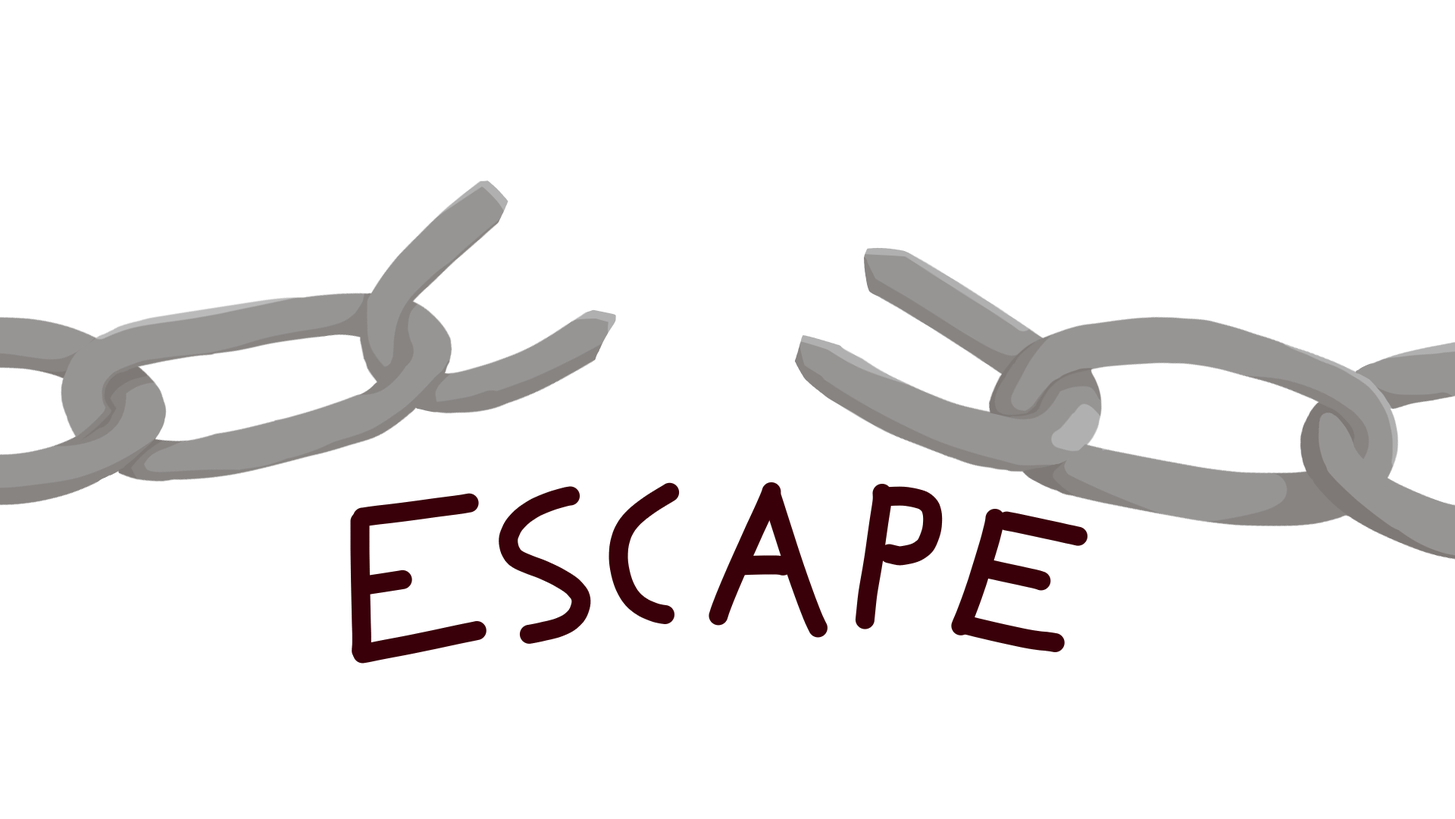
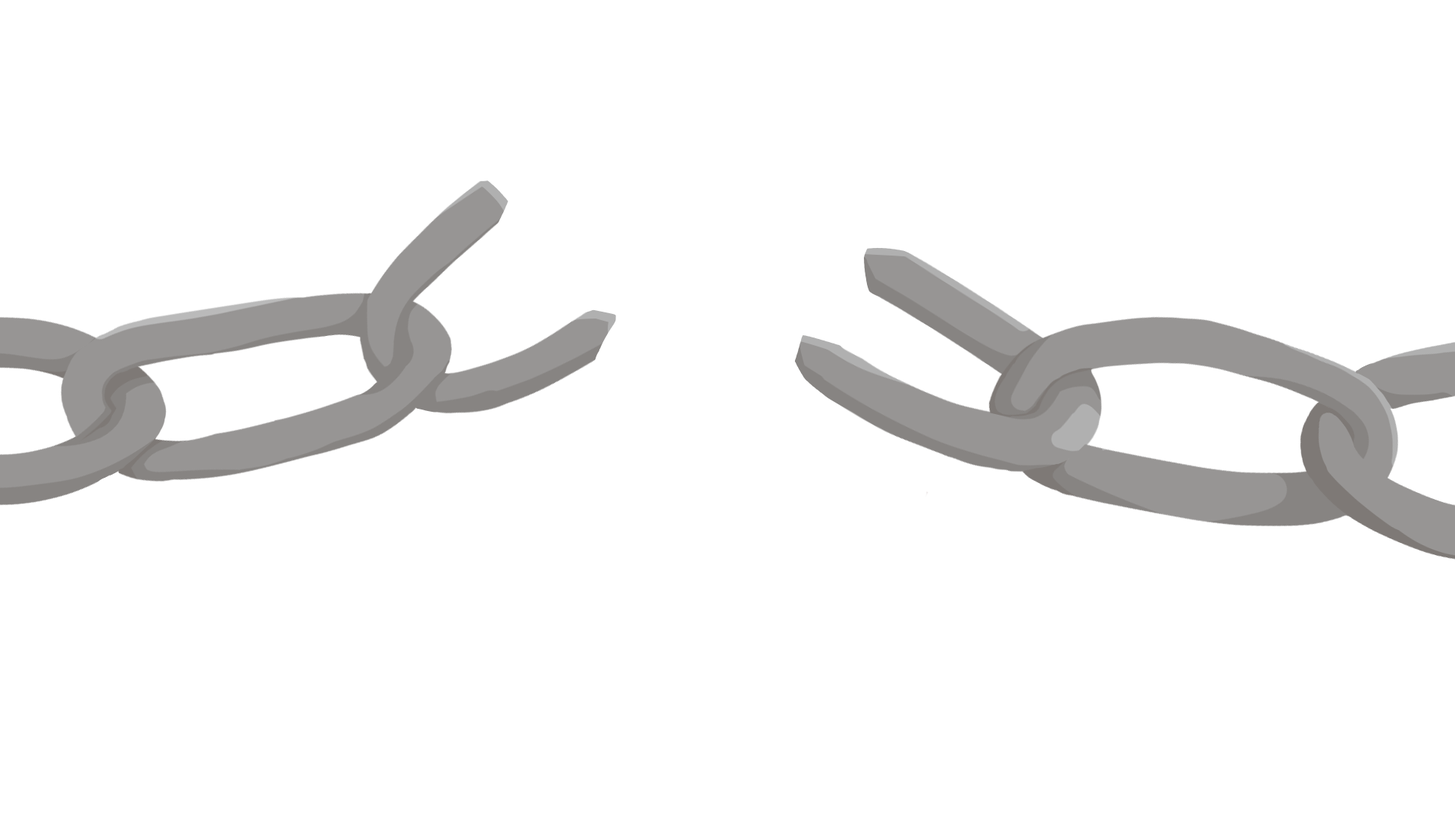
The second 1455×819 image is a revision of the first. Changes to its layers:
painted on "Paint Layer 8" over left=350, top=481, right=1088, bottom=664
painted on "Paint Layer 2" over left=350, top=481, right=1088, bottom=664
painted on "Paint Layer 3" over left=873, top=483, right=1088, bottom=583
painted on "Paint Layer 4" over left=533, top=481, right=1088, bottom=583
painted on "Paint Layer 6" over left=350, top=485, right=583, bottom=583
